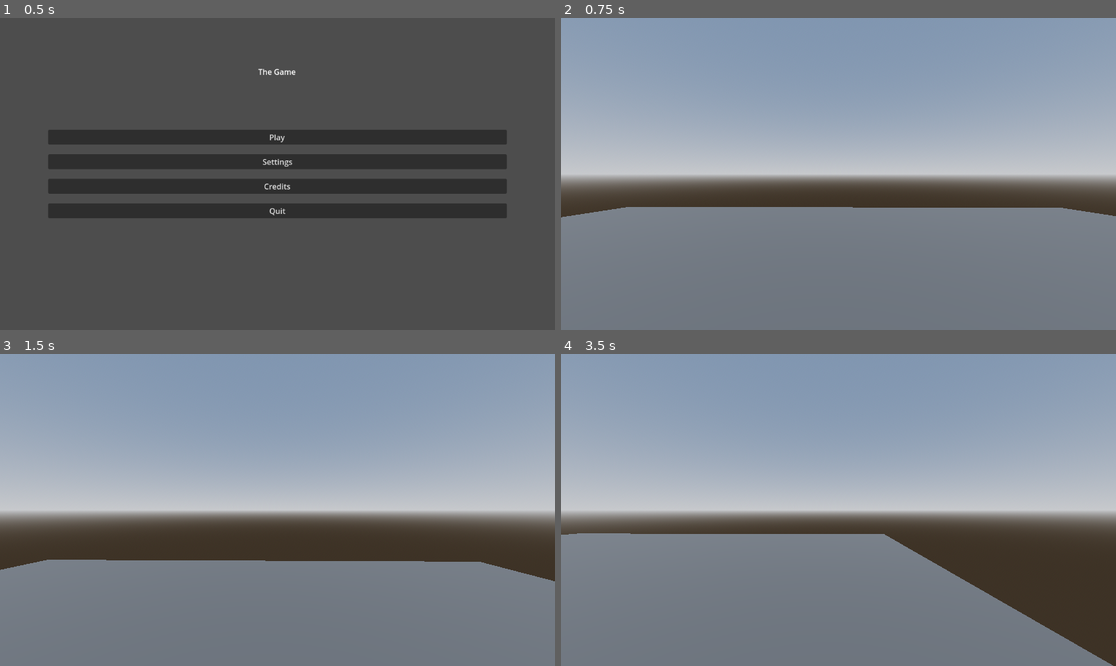
Above: before the commit, frames 1-4 (two rows, left to right).
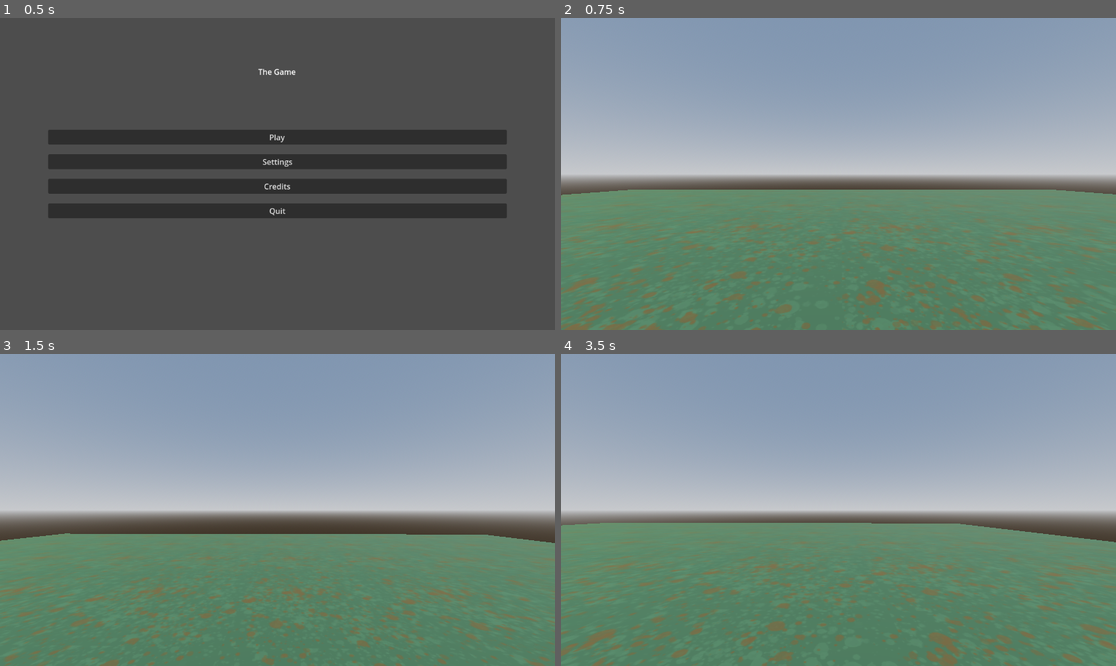
Above: after the commit, the same moments.

Repository: Zailef/GameOff2024
Game: Godot game, scene res://scenes/menus/main_menu/main_menu.tscn
Same seed, same stepped clock (60 frames per second), same inputs: the game is played once before the commit and once after it.
Inputs:
- Up to frame 1 (0.5 s): no input
- Up to frame 2 (0.75 s): click "Play" at 0.5 s
- Up to frame 3 (1.5 s): tap Enter (ui_accept) at 1.25 s; hold Right (ui_right) from 1.28 s (still down)
- Up to frame 4 (3.5 s): tap Enter (ui_accept) at 1.52, 2.27 s; release Right (ui_right) at 2.03 s; hold Down (ui_down) 2.03-2.78 s; hold Right (ui_right) from 2.78 s (still down)

Frame 1 is identical in both runs. In frame 2, 43% of the frame differs, in the area x 0-100%, y 55-100%; in frame 3, 41%; in frame 4, 43%, in the area x 0-100%, y 54-100%.

Commit message:
Add test texture for the ground

Diff:
--- a/scenes/levels/sandbox.tscn
+++ b/scenes/levels/sandbox.tscn
@@ -1,6 +1,7 @@
-[gd_scene load_steps=6 format=3 uid="uid://dbcs2ke7l76a2"]
+[gd_scene load_steps=7 format=3 uid="uid://dbcs2ke7l76a2"]
 
 [ext_resource type="PackedScene" uid="uid://mwbglbrt5mhq" path="res://scenes/characters/player/player.tscn" id="1_2fspt"]
+[ext_resource type="PackedScene" uid="uid://dm224w2aceuxi" path="res://models/environment/ground-test.glb" id="2_snsrf"]
 
 [sub_resource type="ProceduralSkyMaterial" id="ProceduralSkyMaterial_kgrn6"]
 sky_horizon_color = Color(0.64625, 0.65575, 0.67075, 1)
@@ -29,8 +30,11 @@
 [node name="Floor" type="CSGBox3D" parent="."]
 use_collision = true
 collision_mask = 0
-size = Vector3(20, 1, 20)
+size = Vector3(40, 1, 40)
 material = SubResource("StandardMaterial3D_v12sb")
 
 [node name="Player" parent="." instance=ExtResource("1_2fspt")]
 transform = Transform3D(0.999848, 0, 0.0174524, 0, 1, 0, -0.0174524, 0, 0.999848, 0, 1.5, 0)
+
+[node name="ground-test" parent="." instance=ExtResource("2_snsrf")]
+transform = Transform3D(1, 0, 0, 0, 1, 0, 0, 0, 1, 0, 0.55, 0)
Binary file added: models/environment/ground-test.glb
Not shown, added: models/environment/ground-test.glb.import
Binary file added: models/environment/ground-test_grass-ground.png
Not shown, added: models/environment/ground-test_grass-ground.png.import
